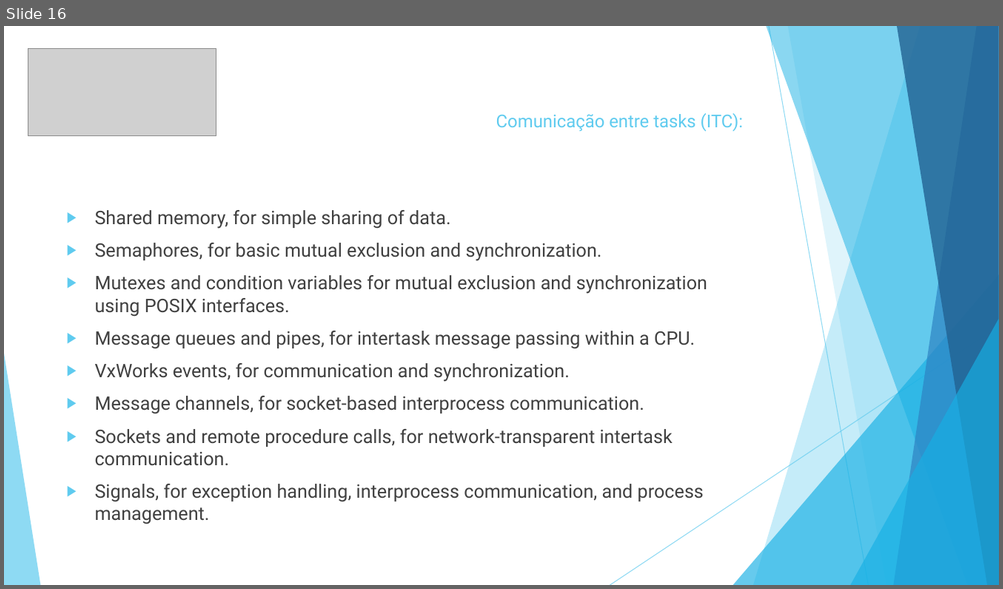
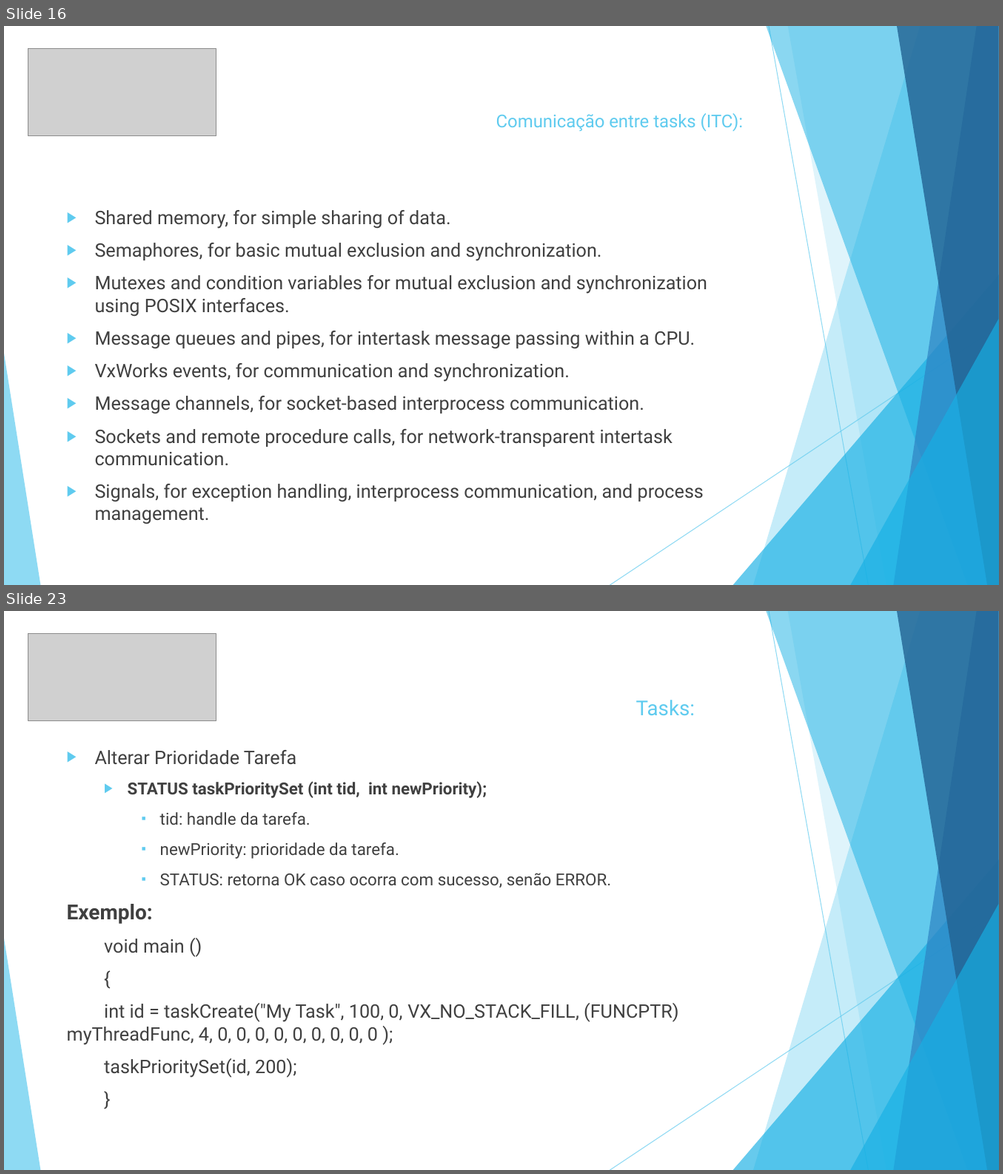
Before and after one commit to gfranzotti/seminarioVxWorks, a slide deck: Seminário VxWorks.pptx. Shown one above the other, each under a label of ours: slide 16 before the commit, slides 16 and 23 after it; the slides between them are not shown. The pictures are 1003x589 and 1003x1174 pixels, drawn with LibreOffice and Linux fonts; fonts in the diff are those of the drawing; grey boxes stand for pictures. Boxes give left, top, right and bottom in pixels: in the first picture for what was removed or moved away, otherwise in the second. Text is boxed around its words. In the diff, an @@ line names an element or a change of style, - is before the commit and + after.

```diff
--- a/Seminário VxWorks.pptx
+++ b/Seminário VxWorks.pptx
@@ slide 23 added at (4,611,999,1170), background #FFFFFF; not listed: 10 template elements that a slide beside it also shows @@
@@ picture added at (28,633,216,721) @@
@@ text added at (636,700,694,716), 19.8 pt, text #5FCBEF @@
+Tasks:
@@ text added at (67,750,678,1078), 18 pt, text #404040 @@
+▶ Alterar Prioridade Tarefa
+  ▶ STATUS taskPrioritySet (int tid, int newPriority);
+    ▪ tid: handle da tarefa.
+    ▪ newPriority: prioridade da tarefa.
+    ▪ STATUS: retorna OK caso ocorra com sucesso, senão ERROR.
+Exemplo:
+void main ()
+{
+int id = taskCreate("My Task", 100, 0, VX_NO_STACK_FILL, (FUNCPTR) myThreadFunc, 4, 0, 0, 0, 0, 0, 0, 0, 0, 0 );
+taskPrioritySet(id, 200);
+}
```
Also in this commit, not shown: 15 other slides added.
